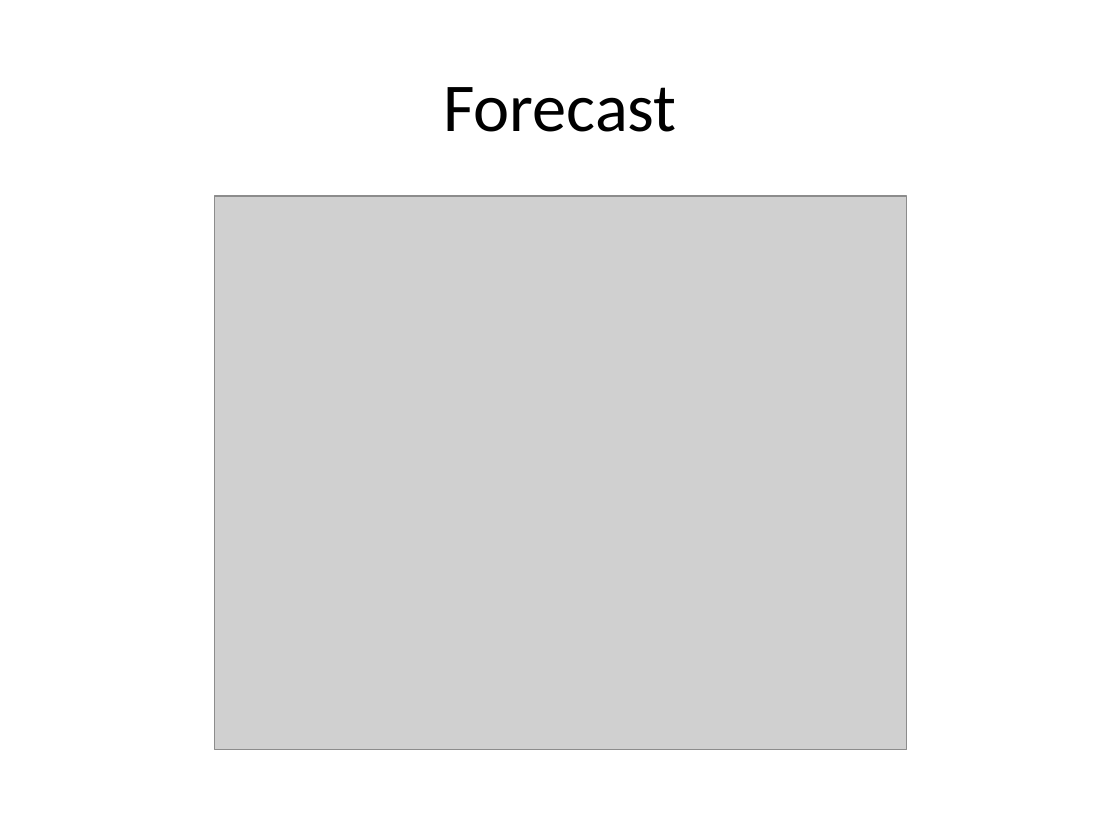
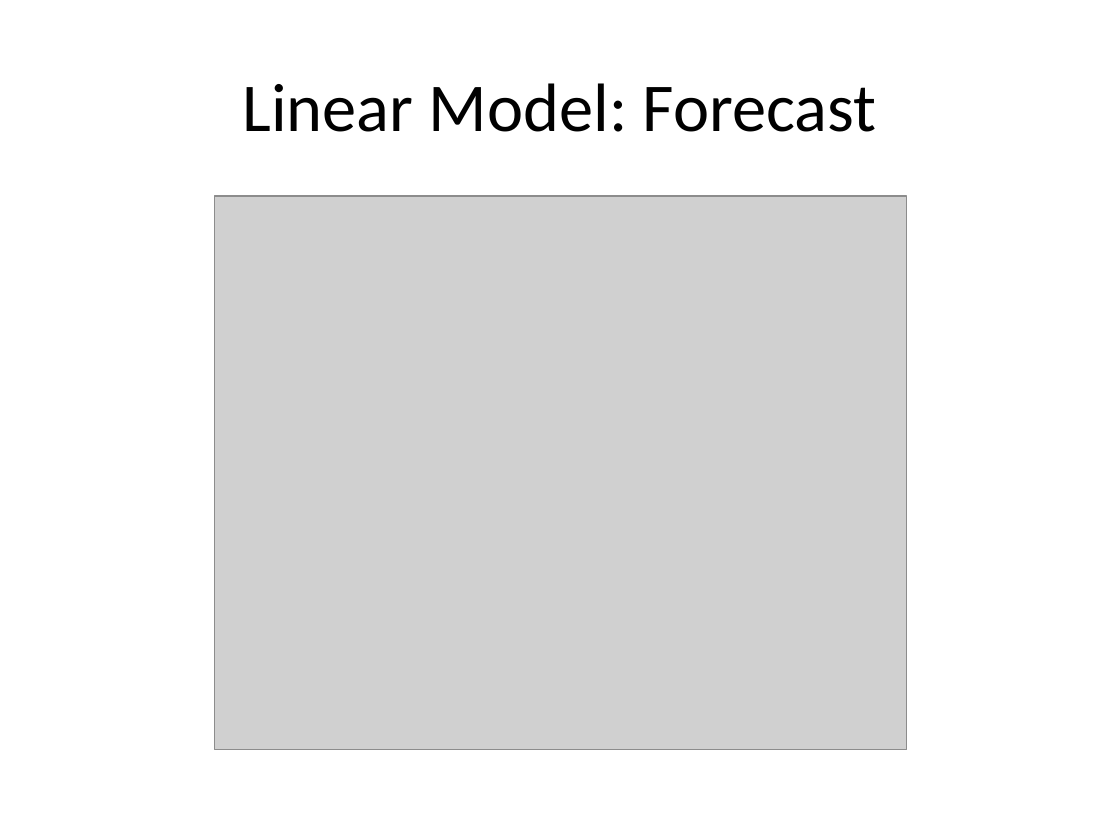
Before and after one commit to GeorgeAaronG/Group-7-Covid-19-ML-Project, a slide deck: slide 7 of covid19.pptx (slide 13 before the commit). Drawn at 1120x840 pixels with LibreOffice and Linux fonts; fonts in the diff are those of the drawing; grey boxes stand for pictures. Boxes give left, top, right and bottom in pixels: in the first picture for what was removed or moved away, otherwise in the second. Text is boxed around its words. In the diff, an @@ line names an element or a change of style, - is before the commit and + after.

```diff
--- a/covid19.pptx
+++ b/covid19.pptx
@@ title at box(242, 83, 877, 132): text changed @@
-Forecast
+Linear Model: Forecast
```
Also in this commit, not shown: 6 other slides changed, 7 slides added, 2 slides removed, 1 other file.
